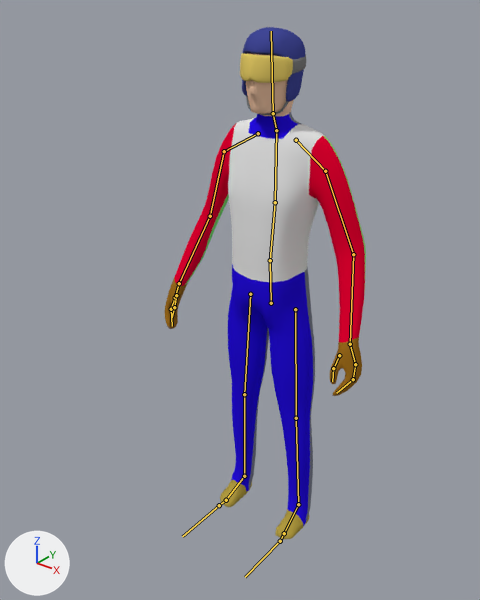
One commit to the Blender file Assets/Models/Characters/jumper.blend: the scene before it, then after it.
Camera for both pictures: a 50 mm camera at (1.12, -1.55, 1.8) aimed at (-0.02, -0.12, 0.91). Arrows for +X, +Y and +Z are at lower left; the lights stay in place. The bones that bend it are drawn over the model as lines.

Names of what the first picture shows: 'Cube', 'Goggles', 'Helmet'.
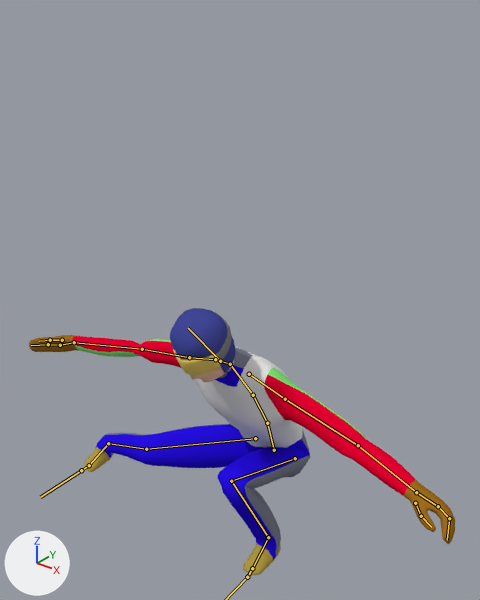
The newer file adds an action. The first version stands in its rest pose; the second is drawn at frame 0 of the action 'StruggleTelemark-OneFrame'.

What changed in the scene script:
```text
Change bone_hips:
    where bone_hips = bpy.data.objects['Armature'].pose.bones['Hips']
    bone_hips.location: (0.0, 0.0, 0.0) -> (0.0, -0.614, 0.01)
    bone_hips.rotation_quaternion: (1.0, 0.0, 0.0, 0.0) -> (0.995, 0.104, 0.0, 0.0)  # degrees (0, 0, 0) -> degrees (12, 0, 0)
Change bone_spine:
    where bone_spine = bpy.data.objects['Armature'].pose.bones['Spine']  # child of 'Hips'
    bone_spine.rotation_quaternion: (1.0, 0.0, 0.0, 0.0) -> (0.981, 0.192, 0.0, 0.0)  # degrees (0, 0, 0) -> degrees (22, 0, 0)
Change bone_shoulder_l:
    where bone_shoulder_l = bpy.data.objects['Armature'].pose.bones['Shoulder.L']  # child of 'Chest'
    bone_shoulder_l.rotation_quaternion: (1.0, 0.0, 0.0, 0.0) -> (0.996, -0.022, 0.001, 0.089)  # degrees (0, 0, 0) -> degrees (-2, 0, 10)
Change bone_upper_arm_l:
    where bone_upper_arm_l = bpy.data.objects['Armature'].pose.bones['Upper Arm.L']  # child of 'Shoulder.L'
    bone_upper_arm_l.rotation_quaternion: (1.0, 0.0, 0.0, 0.0) -> (0.883, 0.221, -0.258, 0.326)  # degrees (0, 0, 0) -> degrees (16, -37, 35)
Change bone_lower_arm_l:
    where bone_lower_arm_l = bpy.data.objects['Armature'].pose.bones['Lower Arm.L']  # child of 'Upper Arm.L'
    bone_lower_arm_l.rotation_quaternion: (1.0, 0.0, 0.0, 0.0) -> (0.918, 0.111, -0.323, 0.202)  # degrees (0, 0, 0) -> degrees (5, -40, 23)
Change bone_shoulder_r:
    where bone_shoulder_r = bpy.data.objects['Armature'].pose.bones['Shoulder.R']  # child of 'Chest'
    bone_shoulder_r.rotation_quaternion: (1.0, 0.0, 0.0, 0.0) -> (0.996, -0.022, -0.001, -0.089)  # degrees (0, 0, 0) -> degrees (-2, 0, -10)
Change bone_upper_arm_r:
    where bone_upper_arm_r = bpy.data.objects['Armature'].pose.bones['Upper Arm.R']  # child of 'Shoulder.R'
    bone_upper_arm_r.rotation_quaternion: (1.0, 0.0, 0.0, 0.0) -> (0.913, 0.152, 0.063, -0.373)  # degrees (0, 0, 0) -> degrees (14, 13, -43)
Change bone_lower_arm_r:
    where bone_lower_arm_r = bpy.data.objects['Armature'].pose.bones['Lower Arm.R']  # child of 'Upper Arm.R'
    bone_lower_arm_r.rotation_quaternion: (1.0, 0.0, 0.0, 0.0) -> (11.946, 3.635, 14.15, -3.55)  # degrees (0, 0, 0) -> degrees (13, 99, -18)
Change bone_pole_target_l:
    where bone_pole_target_l = bpy.data.objects['Armature'].pose.bones['Pole Target.L']
    bone_pole_target_l.location: (0.0, 0.0, 0.0) -> (0.228, 0.46, 0.003)
Change bone_leg_ik_l:
    where bone_leg_ik_l = bpy.data.objects['Armature'].pose.bones['Leg IK.L']
    bone_leg_ik_l.location: (0.0, 0.0, 0.0) -> (0.0, -0.184, -0.022)
Change bone_pole_target_r:
    where bone_pole_target_r = bpy.data.objects['Armature'].pose.bones['Pole Target.R']
    bone_pole_target_r.location: (0.0, 0.0, 0.0) -> (-0.228, 0.46, 0.003)
Change bone_leg_ik_r:
    where bone_leg_ik_r = bpy.data.objects['Armature'].pose.bones['Leg IK.R']
    bone_leg_ik_r.location: (0.0, 0.0, 0.0) -> (-0.577, -0.184, -0.022)
```

Changed parts and their boxes [x1, y1, x2, y2] in the pictures (480 x 600 px):
'Cube', posed (111% wider, 51% shorter)
    before: [165, 53, 366, 539]
    after: [29, 335, 455, 575]
'Helmet', posed (20% shorter)
    before: [242, 27, 306, 115]
    after: [170, 308, 235, 378]
'Goggles', posed (10% narrower, 103% taller)
    before: [240, 53, 306, 83]
    after: [173, 313, 232, 375]
bone 'Hips', root to tip
    before: (271, 303) to (270, 260)
    after: (274, 450) to (267, 423)
bone 'Spine', root to tip
    before: (270, 260) to (275, 202)
    after: (267, 423) to (253, 395)
bone 'Shoulder.L', root to tip
    before: (296, 140) to (325, 171)
    after: (249, 374) to (285, 399)
bone 'Upper Arm.L', root to tip
    before: (325, 171) to (353, 254)
    after: (285, 399) to (358, 445)
bone 'Lower Arm.L', root to tip
    before: (353, 254) to (350, 344)
    after: (358, 445) to (416, 492)
bone 'Shoulder.R', root to tip
    before: (258, 133) to (224, 151)
    after: (215, 359) to (189, 357)
bone 'Upper Arm.R', root to tip
    before: (224, 151) to (210, 216)
    after: (189, 357) to (142, 349)
bone 'Lower Arm.R', root to tip
    before: (210, 216) to (179, 283)
    after: (142, 349) to (74, 342)
